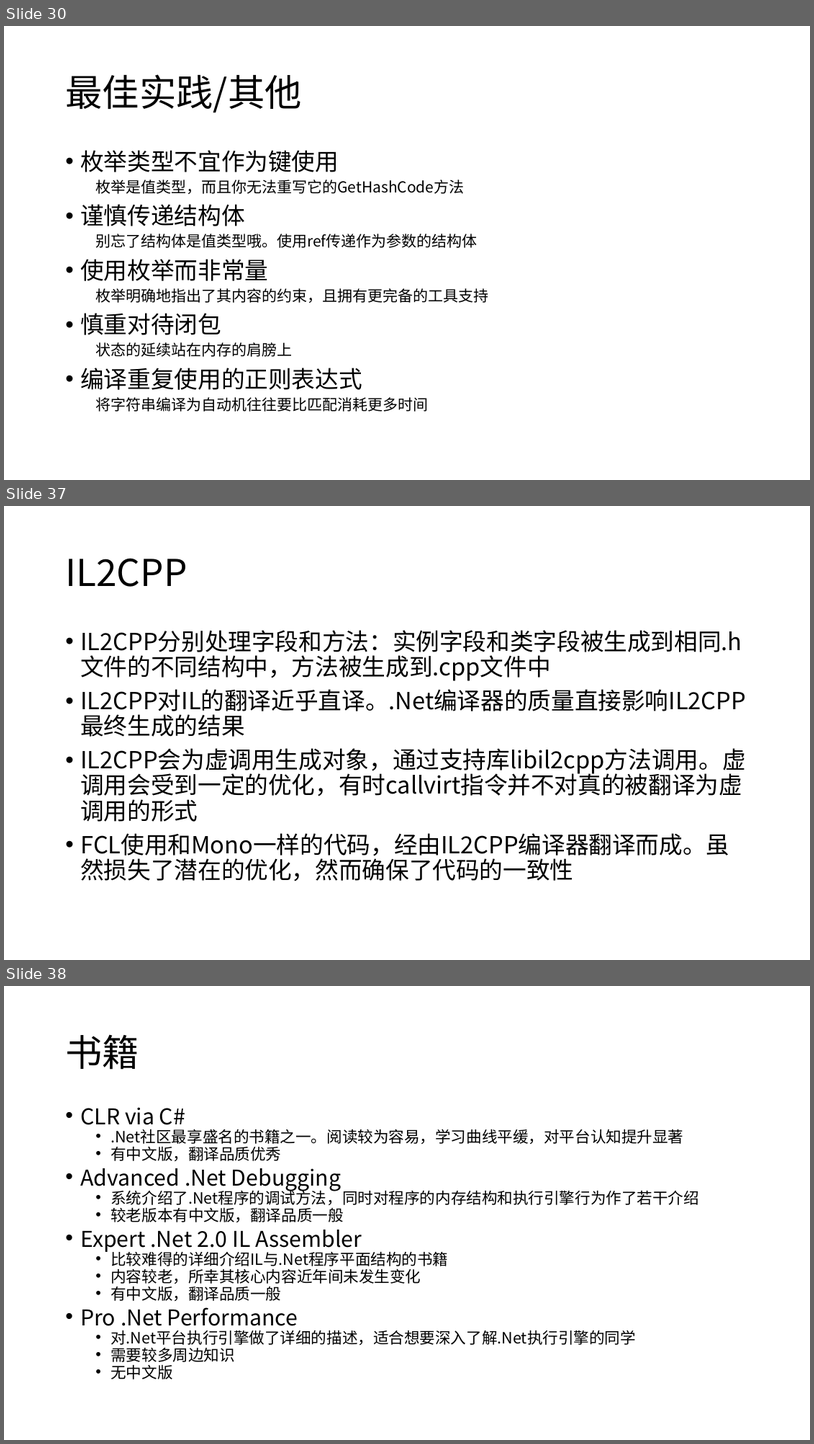
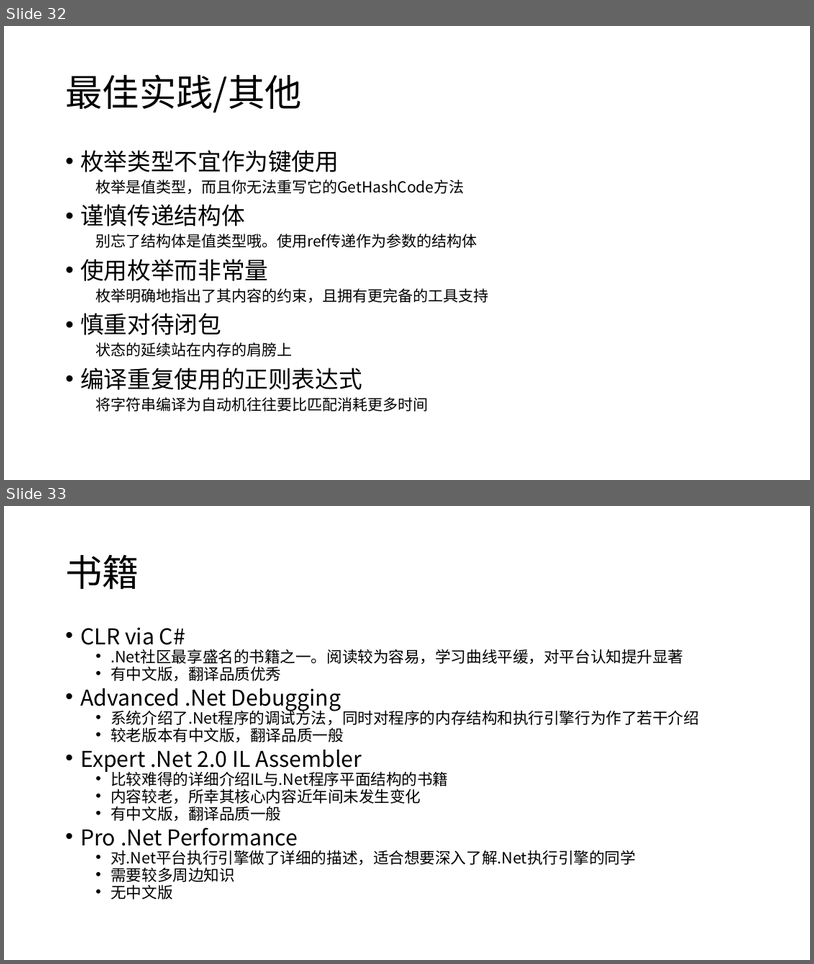
Before and after one commit to snakealpha/DotNetSession, a slide deck: pptx.pptx.pptx. Shown one above the other, each under a label of ours: slides 30, 37 and 38 before the commit, slides 32 and 33 after it; the slides between them are not shown. The pictures are 814x1444 and 814x964 pixels, drawn with LibreOffice and Linux fonts; fonts in the diff are those of the drawing. Boxes give left, top, right and bottom in pixels: in the first picture for what was removed or moved away, otherwise in the second. Text is boxed around its words. In the diff, an @@ line names an element or a change of style, - is before the commit and + after.

```diff
--- a/pptx.pptx.pptx
+++ b/pptx.pptx.pptx
@@ slide 37 removed at [4,506,810,960], background #FFFFFF @@
@@ title removed at [65,558,187,587] @@
-IL2CPP
@@ text removed at [80,630,746,881] @@
-• IL2CPP分别处理字段和方法：实例字段和类字段被生成到相同.h文件的不同结构中，方法被生成到.cpp文件中
-• IL2CPP对IL的翻译近乎直译。.Net编译器的质量直接影响IL2CPP最终生成的结果
-• IL2CPP会为虚调用生成对象，通过支持库libil2cpp方法调用。虚调用会受到一定的优化，有时callvirt指令并不对真的被翻译为虚调用的形式
-• FCL使用和Mono一样的代码，经由IL2CPP编译器翻译而成。虽然损失了潜在的优化，然而确保了代码的一致性
@@ what was slide 30 is now slide 32 @@
@@ what was slide 38 is now slide 33 @@
```
Also in this commit, not shown: 3 slides changed, 2 slides added, 6 other slides removed, 6 other files.
